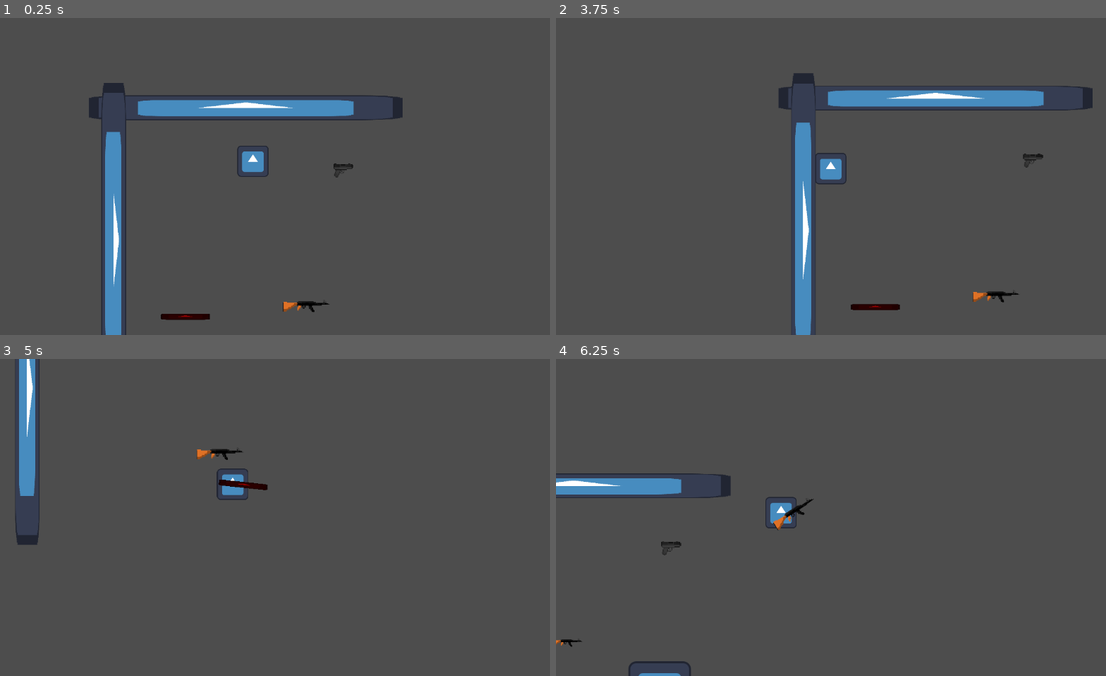
Above: before the commit, frames 1-4 (two rows, left to right).
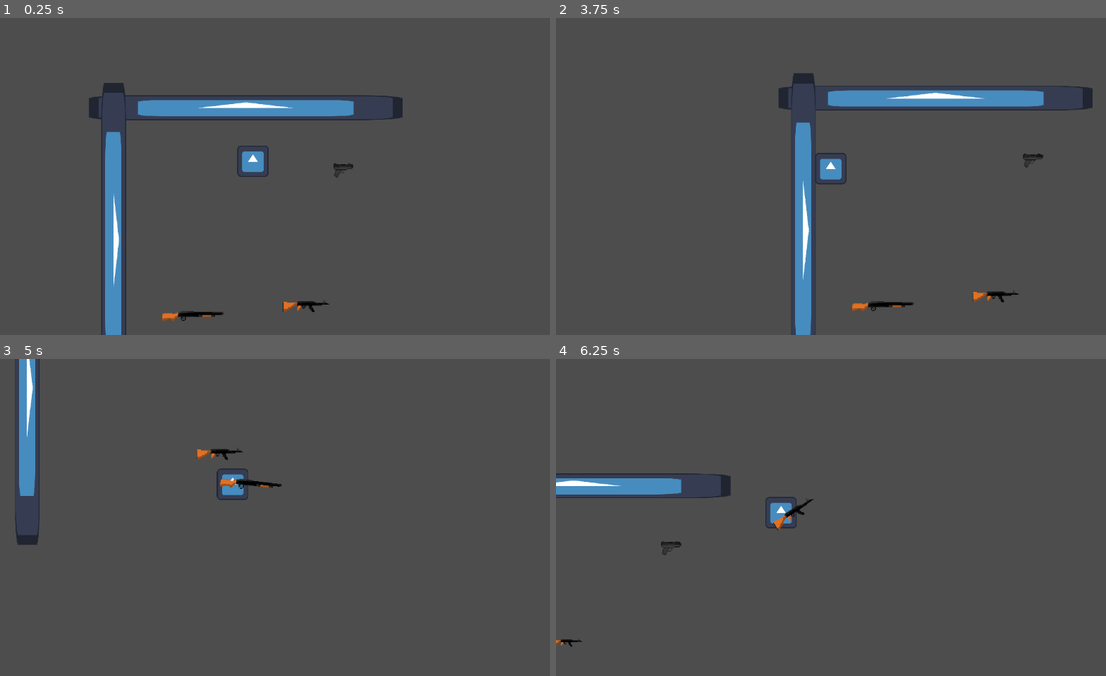
Above: after the commit, the same moments.

Repository: KarumGhag/Hitman4
Game: Godot game, scene res://World/world.tscn
Two runs of this game, one before a commit and one after it. Both use one fixed random seed, a clock stepped at 60 frames per second and the inputs below. The engine's default icon, where the game draws it, is replaced by a stand-in: a white triangle on a blue panel in a dark square.
Inputs (mouse positions are in pixels of both pictures, inside the frame that each line leads up to):
- Up to frame 1 (0.25 s): no input
- Up to frame 2 (3.75 s): tap Enter at 0.5, 2 s; move the mouse to (809, 239) at 0.52 s; hold W (up) 0.53-2.03 s; tap Mouse wheel up (last) at 0.6, 3.05, 3.6 s; tap Mouse wheel down (next) at 0.8, 1.35 s; tap Space at 1.25, 3.5 s; move the mouse to (1007, 224) at 1.27 s; right-click (1007, 224) at 1.55 s; move the mouse to (666, 128) at 2.02 s; press the mouse at (666, 128) at 2.03 s; hold A (left) 2.03-3.53 s; right-click (666, 128) at 2.1 s; move the mouse to (864, 176) at 2.77 s; release the mouse at (864, 176) at 2.78 s; click (864, 176) at 2.85 s; move the mouse to (754, 97) at 3.52 s; hold S (down) from 3.53 s (still down)
- Up to frame 3 (5 s): tap Mouse wheel down (next) at 3.8, 4.35 s; move the mouse to (407, 501) at 4.27 s; release S (down) at 4.28 s; hold D (right) from 4.28 s (still down); right-click (407, 501) at 4.55 s
- Up to frame 4 (6.25 s): move the mouse to (726, 533) at 5.02 s; release D (right) at 5.03 s; press the mouse at (726, 533) at 5.03 s; hold W (up) 5.03-5.78 s; right-click (726, 533) at 5.1 s; move the mouse to (891, 447) at 5.77 s; release the mouse at (891, 447) at 5.78 s; hold D (right) from 5.78 s (still down); click (891, 447) at 5.85 s; tap Mouse wheel up (last) at 6.05 s

The runs differ from the first frame. In frame 1, 0.2% of the frame differs, in the area x 29-41%, y 92-96%; in frame 2, 0.2%; in frame 3, 0.2%; in frame 4, 0.2%.
Error in both runs: Cannot call method 'hide' on a null value. (res://InventorySystem/InventoryClass.gd:148)

Commit message:
made the gun sprites and some animations - need to make reload animations

Diff:
--- a/GunSystem/Guns/Glock.tscn
+++ b/GunSystem/Guns/Glock.tscn
@@ -1,7 +1,8 @@
-[gd_scene load_steps=8 format=3 uid="uid://div0tlygtvrua"]
+[gd_scene load_steps=9 format=3 uid="uid://div0tlygtvrua"]
 
 [ext_resource type="Script" path="res://GunSystem/GunClass.gd" id="1_h6t1u"]
 [ext_resource type="PackedScene" uid="uid://bg0e1ffv6s88g" path="res://GunSystem/Bullets/Bullet.tscn" id="2_hoeam"]
+[ext_resource type="Texture2D" uid="uid://cd31bvmuo5ou3" path="res://Art/PNG_Guns/Glock.png" id="3_1h35j"]
 [ext_resource type="PackedScene" uid="uid://bhb8li7we1p3k" path="res://GunSystem/pickup_area.tscn" id="4_qkv1b"]
 [ext_resource type="Texture2D" uid="uid://dt6vve5p8ot77" path="res://GunSystem/Guns/Glock.png" id="4_vt2og"]
 
@@ -38,6 +39,7 @@
 itemName = "Pistol"
 pickUpArea = NodePath("PickupArea")
 image = NodePath("Image")
+inventoryImage = ExtResource("3_1h35j")
 
 [node name="PickupArea" parent="." instance=ExtResource("4_qkv1b")]
 
@@ -74,6 +76,6 @@
 "only_visible": true,
 "player": "AnimationPlayer",
 "slice": "",
-"source": "res://Art/Glock.aseprite"
+"source": "res://Art/ASP_Guns/Glock.aseprite"
 }
 metadata/_aseprite_wizard_source_file_hash_ = "dd2adab2d0e3c99a681a4a5fce43c887"
--- /dev/null
+++ b/GunSystem/Guns/Remington.tscn
@@ -0,0 +1,91 @@
+[gd_scene load_steps=9 format=3 uid="uid://dy1jcrh400c5i"]
+
+[ext_resource type="Script" path="res://GunSystem/GunClass.gd" id="1_4p5ho"]
+[ext_resource type="PackedScene" uid="uid://bg0e1ffv6s88g" path="res://GunSystem/Bullets/Bullet.tscn" id="2_bqip4"]
+[ext_resource type="Texture2D" uid="uid://bpd1850mu4yx6" path="res://Art/PNG_Guns/Remington.png" id="3_yk7eu"]
+[ext_resource type="Texture2D" uid="uid://ckpbvle60gt62" path="res://GunSystem/Guns/remington.png" id="4_74sqr"]
+[ext_resource type="PackedScene" uid="uid://bhb8li7we1p3k" path="res://GunSystem/pickup_area.tscn" id="4_c6lcd"]
+
+[sub_resource type="CircleShape2D" id="CircleShape2D_gkvrw"]
+radius = 100.005
+
+[sub_resource type="Animation" id="Animation_jp26t"]
+length = 0.8
+tracks/0/type = "value"
+tracks/0/imported = false
+tracks/0/enabled = true
+tracks/0/path = NodePath("Image:frame")
+tracks/0/interp = 1
+tracks/0/loop_wrap = false
+tracks/0/keys = {
+"times": PackedFloat32Array(0, 0.1, 0.2, 0.3, 0.4, 0.5, 0.6, 0.7),
+"transitions": PackedFloat32Array(1, 1, 1, 1, 1, 1, 1, 1),
+"update": 1,
+"values": [0, 1, 1, 2, 3, 2, 4, 0]
+}
+
+[sub_resource type="AnimationLibrary" id="AnimationLibrary_5bxwq"]
+_data = {
+"Shoot": SubResource("Animation_jp26t")
+}
+
+[node name="Remington" type="Node2D" node_paths=PackedStringArray("shootPoint", "animationPlayer", "pickUpArea", "image")]
+script = ExtResource("1_4p5ho")
+bullet = ExtResource("2_bqip4")
+shootPoint = NodePath("ShootPoint")
+animationPlayer = NodePath("AnimationPlayer")
+auto = true
+shotgun = true
+fireCoolDown = 0.5
+fireDistance = 1000.0
+spread = 0.2
+multiBulletNum = 7
+damage = 100.0
+bulletSpeed = 1200.0
+magSize = 10
+shakeAmount = 10.0
+itemName = "Remington"
+pickUpArea = NodePath("PickupArea")
+image = NodePath("Image")
+inventoryImage = ExtResource("3_yk7eu")
+
+[node name="PickupArea" parent="." instance=ExtResource("4_c6lcd")]
+
+[node name="CollisionShape2D" type="CollisionShape2D" parent="PickupArea"]
+shape = SubResource("CircleShape2D_gkvrw")
+
+[node name="ShootPoint" type="Node2D" parent="."]
+position = Vector2(79, -7)
+
+[node name="AnimationPlayer" type="AnimationPlayer" parent="."]
+libraries = {
+"": SubResource("AnimationLibrary_5bxwq")
+}
+speed_scale = 2.0
+
+[node name="Image" type="Sprite2D" parent="."]
+texture_filter = 1
+position = Vector2(17, 0)
+scale = Vector2(2, 2)
+texture = ExtResource("4_74sqr")
+hframes = 3
+vframes = 2
+metadata/_aseprite_wizard_interface_config_ = {
+"animation_section": false,
+"layer_section": true,
+"pending_changes": {},
+"slice_section": false
+}
+metadata/_aseprite_wizard_config_ = {
+"i_mode": -1,
+"keep_anim_length": false,
+"layers": [],
+"o_ex_p": "",
+"o_folder": "",
+"o_name": "",
+"only_visible": true,
+"player": "AnimationPlayer",
+"slice": "",
+"source": "res://Art/Guns/remington.aseprite"
+}
+metadata/_aseprite_wizard_source_file_hash_ = "888f593811a85d20727d4a38ad7de2db"
--- a/GunSystem/Guns/ak47.tscn
+++ b/GunSystem/Guns/ak47.tscn
@@ -1,7 +1,8 @@
-[gd_scene load_steps=8 format=3 uid="uid://tkw35h5qkby1"]
+[gd_scene load_steps=9 format=3 uid="uid://tkw35h5qkby1"]
 
 [ext_resource type="Script" path="res://GunSystem/GunClass.gd" id="1_pmgcn"]
 [ext_resource type="PackedScene" uid="uid://bg0e1ffv6s88g" path="res://GunSystem/Bullets/Bullet.tscn" id="2_yppb3"]
+[ext_resource type="Texture2D" uid="uid://n4g348ohm2yy" path="res://Art/PNG_Guns/AK47.png" id="3_bhfq6"]
 [ext_resource type="Texture2D" uid="uid://04qkqudlaqs1" path="res://GunSystem/Guns/AK47.png" id="4_5iyye"]
 [ext_resource type="PackedScene" uid="uid://bhb8li7we1p3k" path="res://GunSystem/pickup_area.tscn" id="4_miqs5"]
 
@@ -10,7 +11,6 @@
 
 [sub_resource type="Animation" id="Animation_8mtb4"]
 length = 0.1
-loop_mode = 1
 tracks/0/type = "value"
 tracks/0/imported = false
 tracks/0/enabled = true
@@ -41,6 +41,7 @@
 itemName = "AK47"
 pickUpArea = NodePath("PickupArea")
 image = NodePath("Image")
+inventoryImage = ExtResource("3_bhfq6")
 
 [node name="PickupArea" parent="." instance=ExtResource("4_miqs5")]
 
@@ -74,6 +75,6 @@
 "only_visible": true,
 "player": "AnimationPlayer",
 "slice": "",
-"source": "res://Art/AK47.aseprite"
+"source": "res://Art/ASP_Guns/AK47.aseprite"
 }
 metadata/_aseprite_wizard_source_file_hash_ = "f4daf48616685e03bb906755e1a26583"
--- a/GunSystem/Guns/shotgun.tscn
+++ /dev/null
@@ -1,38 +0,0 @@
-[gd_scene load_steps=6 format=3 uid="uid://dy1jcrh400c5i"]
-
-[ext_resource type="Script" path="res://GunSystem/GunClass.gd" id="1_4p5ho"]
-[ext_resource type="PackedScene" uid="uid://bg0e1ffv6s88g" path="res://GunSystem/Bullets/Bullet.tscn" id="2_bqip4"]
-[ext_resource type="Texture2D" uid="uid://jffjcag0lvea" path="res://Art/icon.svg" id="3_m7f0b"]
-[ext_resource type="PackedScene" uid="uid://bhb8li7we1p3k" path="res://GunSystem/pickup_area.tscn" id="4_c6lcd"]
-
-[sub_resource type="CircleShape2D" id="CircleShape2D_gkvrw"]
-radius = 100.005
-
-[node name="shotgun" type="Node2D" node_paths=PackedStringArray("shootPoint", "pickUpArea", "image")]
-script = ExtResource("1_4p5ho")
-bullet = ExtResource("2_bqip4")
-shootPoint = NodePath("ShootPoint")
-auto = true
-shotgun = true
-fireDistance = 1000.0
-spread = 0.2
-multiBulletNum = 7
-damage = 100.0
-bulletSpeed = 1200.0
-magSize = 10
-itemName = "Shotgun"
-pickUpArea = NodePath("PickupArea")
-image = NodePath("Icon")
-
-[node name="Icon" type="Sprite2D" parent="."]
-modulate = Color(0.592448, 8.90419e-07, 3.85046e-07, 1)
-scale = Vector2(0.78125, 0.09375)
-texture = ExtResource("3_m7f0b")
-
-[node name="ShootPoint" type="Node2D" parent="."]
-position = Vector2(53, 0)
-
-[node name="PickupArea" parent="." instance=ExtResource("4_c6lcd")]
-
-[node name="CollisionShape2D" type="CollisionShape2D" parent="PickupArea"]
-shape = SubResource("CircleShape2D_gkvrw")
--- a/InventorySystem/InventoryClass.gd
+++ b/InventorySystem/InventoryClass.gd
@@ -151,7 +151,7 @@
 
 	var next : int = getNext()
 	var previous : int = getPrevious()
-	currentItemUI.texture = inventory[current].image.texture
+	currentItemUI.texture = inventory[current].inventoryImage
 
 	#there is only 1 item in the inventory so it should hide
 	if next == current:
@@ -169,5 +169,5 @@
 	#shows all items
 
 	print(inventory[next])
-	nextItemUI.texture = inventory[next].image.texture
-	previousItemUI.texture = inventory[previous].image.texture
+	nextItemUI.texture = inventory[next].inventoryImage
+	previousItemUI.texture = inventory[previous].inventoryImage
--- a/InventorySystem/itemClass.gd
+++ b/InventorySystem/itemClass.gd
@@ -8,6 +8,7 @@
 var canPickUp : bool
 
 @export var image : Sprite2D
+@export var inventoryImage : CompressedTexture2D
 var inInv : bool = false
 
 @export var equiped : bool = false
--- a/World/world.tscn
+++ b/World/world.tscn
@@ -4,7 +4,7 @@
 [ext_resource type="PackedScene" uid="uid://1l13jv08hnfd" path="res://Player/player.tscn" id="3_1fj7k"]
 [ext_resource type="PackedScene" uid="uid://div0tlygtvrua" path="res://GunSystem/Guns/Glock.tscn" id="4_xlj8e"]
 [ext_resource type="PackedScene" uid="uid://tkw35h5qkby1" path="res://GunSystem/Guns/ak47.tscn" id="5_e5dhs"]
-[ext_resource type="PackedScene" uid="uid://dy1jcrh400c5i" path="res://GunSystem/Guns/shotgun.tscn" id="5_gmdp7"]
+[ext_resource type="PackedScene" uid="uid://dy1jcrh400c5i" path="res://GunSystem/Guns/Remington.tscn" id="5_gmdp7"]
 
 [sub_resource type="NavigationPolygon" id="NavigationPolygon_cpu4h"]
 vertices = PackedVector2Array(1811.09, 15.9609, 861.75, 206, 861.75, 136, -158.063, 9.03125, 231, 136, -165.93, 1246.42, 231, 760.5, 1821.9, 1137.53, 301, 760.5, 301, 206)
Not shown, removed: Art/AK47.aseprite.import
Renamed: Art/AK47.aseprite -> Art/ASP_Guns/AK47.aseprite
Not shown, added: Art/ASP_Guns/AK47.aseprite.import
Renamed: Art/Glock.aseprite -> Art/ASP_Guns/Glock.aseprite
Not shown, added: Art/ASP_Guns/Glock.aseprite.import
Binary file added: Art/ASP_Guns/Remington.aseprite
Not shown, added: Art/ASP_Guns/Remington.aseprite.import
Not shown, removed: Art/Glock.aseprite.import
Binary file added: Art/PNG_Guns/AK47.png
Not shown, added: Art/PNG_Guns/AK47.png.import
Binary file added: Art/PNG_Guns/Glock.png
Not shown, added: Art/PNG_Guns/Glock.png.import
(and 4 more such lines)
